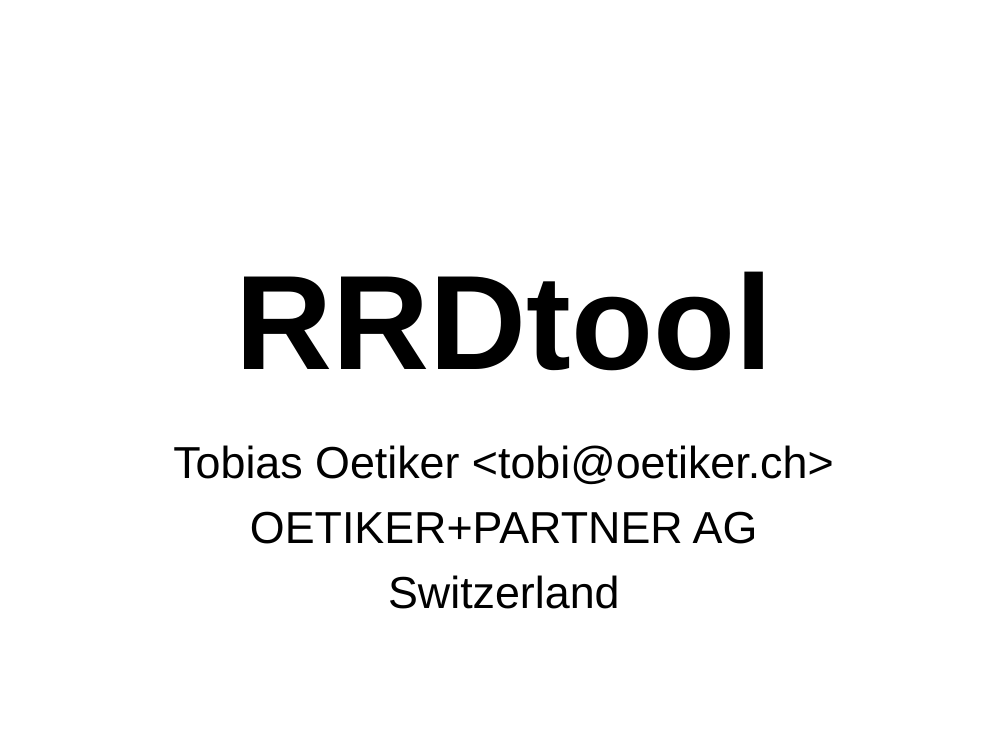
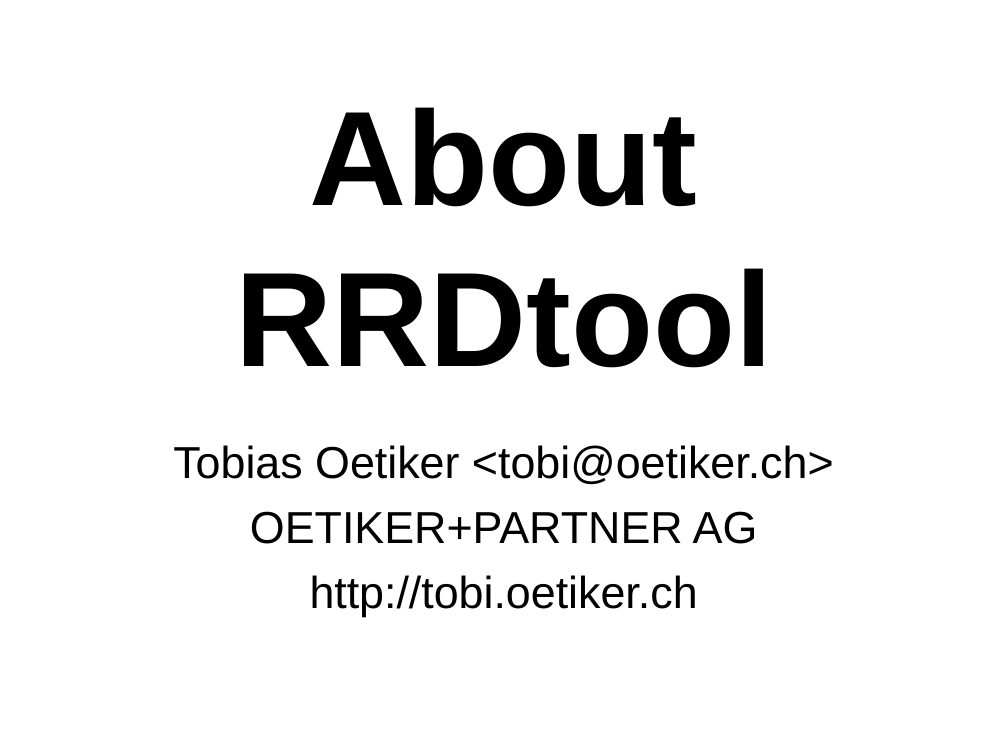
Before and after one commit to Distrotech/rrdtool, a slide deck: slide 1 of talks/rrdtoolfast/monitoring-en.ppt. Drawn at 1008x756 pixels with LibreOffice and Linux fonts; fonts in the diff are those of the drawing. Boxes give left, top, right and bottom in pixels: in the first picture for what was removed or moved away, otherwise in the second. Text is boxed around its words. In the diff, an @@ line names an element or a change of style, - is before the commit and + after.

```diff
--- a/talks/rrdtoolfast/monitoring-en.ppt
+++ b/talks/rrdtoolfast/monitoring-en.ppt
@@ title at (235, 107, 772, 368): text changed @@
-RRDtool
+About
+RRDtool
@@ subtitle at (310, 575, 698, 617): text changed @@
-Switzerland
+http://tobi.oetiker.ch
```
Also in this commit, not shown: 14 other slides changed, 18 slides added, 6 slides removed, 2 other files.
